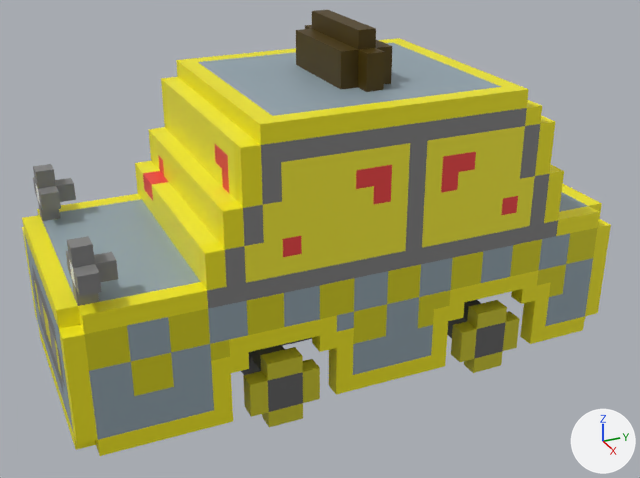
What one commit did to the glTF model assets/models/taxi.gltf.
Camera for both pictures: a camera (50 mm lens) standing at (42.1, -19.7, 29.2) and looking at (-1.0, -0.3, 7.6). Lighting does not change. The marker at lower right points along +X, +Y and +Z. Where no turn or scale is listed for an object, it has been applied to the vertices. Vertices at the same position are counted once.

The scene before the commit, as lines of its bpy script (objects in view):
```python
me_mesh_0 = bpy.data.meshes.new('Mesh_0')
me_mesh_0.from_pydata(...)  # 3646 vertices, 7508 faces; spans x -9.0..5.0, y -16.0..16.0, z 0.0..20.0
me_mesh_0.materials.append(mat_material_1)  # picture img_image_0
ob_layer_1 = bpy.data.objects.new('Layer.1', me_mesh_0)
ob_layer_1.location = (0.0, 0.0, 0.0)
```
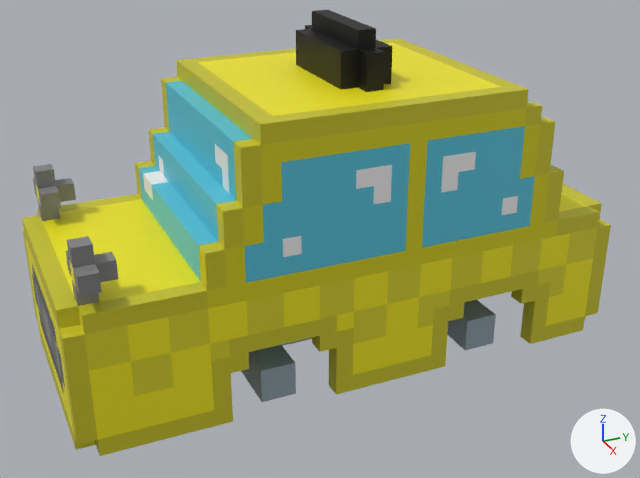
Boxes (x1, y1, x2, y2) around the edits, measured in the pictures (640 x 478 px):
part 1 of me_mesh_0, cut back: before (243, 300, 520, 427); after (261, 315, 496, 402)
part 2 of me_mesh_0, surface changed: (22, 10, 611, 456) in both

What changed in the scene script:
```text
Change me_mesh_0:
    used by ob_layer_1; location = (0.0, 0.0, 0.0)
    remove me_mesh_0.from_pydata(...)  # 3646 vertices, 7508 faces; spans x -9.0..5.0, y -16.0..16.0, z 0.0..20.0
    add me_mesh_0.from_pydata(...)  # 3518 vertices, 7252 faces; spans x -9.0..5.0, y -16.0..16.0, z 1.0..20.0
    me_mesh_0 part 1
    132 vertices are removed from x -9.0..5.0, y -7.0..10.0, z 0.0..4.0
    288 faces are deleted
    4 vertices are added at (4.0, -5.0, 2.0), (-8.0, 8.0, 2.0), (-8.0, -5.0, 2.0), (4.0, 8.0, 2.0)
    32 new faces join them
    me_mesh_0 part 2: 7220 kept faces spanning x -9.0..5.0, y -16.0..16.0, z 1.0..20.0 get new texture (UV) coordinates
```
